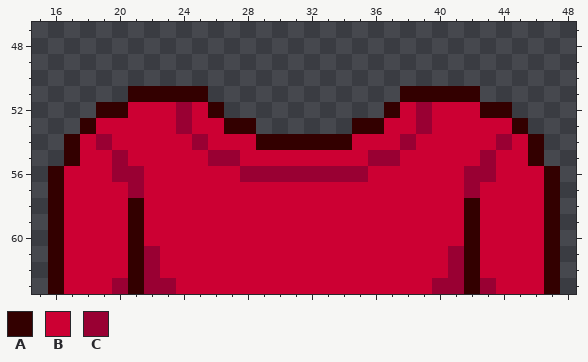
Edited in one commit: pixel-art sprite (assets/Swadgesona/swsnBody.png). The picture above was drawn from the file before the commit.
The file is 64x64 pixels. Shown: x 15..48, y 47..63.
Palette (. is transparent): A #330000  B #cc0033  C #990033
Pixels before, first column x 16:
51 .....AAAAA............AAAAA.....
52 ...AABBBCBA..........ABCBBBAA...
53 ..ABBBBBCBBAA......AABBCBBBBBA..
54 .ABCBBBBBCBBBAAAAAABBBCBBBBBCBA.
55 .ABBCBBBBBCCBBBBBBBBCCBBBBBCBBA.
56 ABBBCCBBBBBBCCCCCCCCBBBBBBCCBBBA
57 ABBBBCBBBBBBBBBBBBBBBBBBBBCBBBBA
58 ABBBBABBBBBBBBBBBBBBBBBBBBABBBBA
59 ABBBBABBBBBBBBBBBBBBBBBBBBABBBBA
60 ABBBBABBBBBBBBBBBBBBBBBBBBABBBBA
61 ABBBBACBBBBBBBBBBBBBBBBBBCABBBBA
62 ABBBBACBBBBBBBBBBBBBBBBBBCABBBBA
63 ABBBCACCBBBBBBBBBBBBBBBBCCACBBBA
And afterwards:
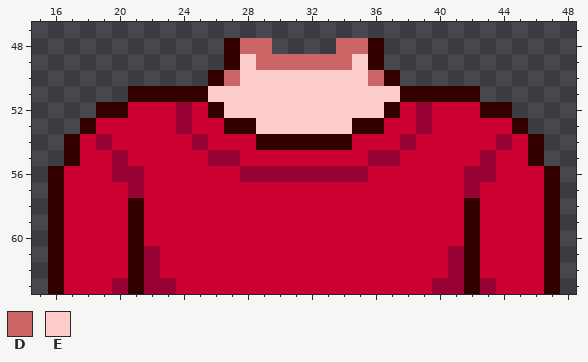
Colours new in this view: D #cc6666  E #ffcccc
The exact change:
Colour A now appears in rows 48 to 49 at x 27 and 36; in row 50 at x 26 and 37.
Colour D now appears in row 48 at x 28 to 29 and 34 to 35; in row 49 at x 29 to 34; in row 50 at x 27 and 36.
Colour E now appears in row 49 at x 28 and 35; in row 50 at x 28 to 35; in row 51 at x 26 to 37; in row 52 at x 27 to 36; in row 53 at x 29 to 34.
Changed places in both pictures, as pixel boxes (x1, y1, x2, y2):
added: (208, 38, 400, 134)
